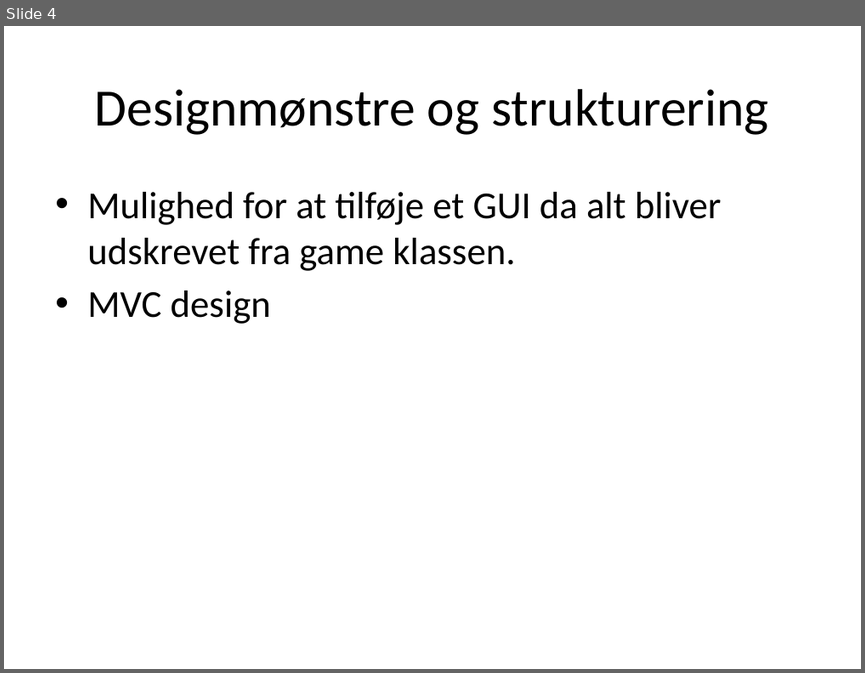
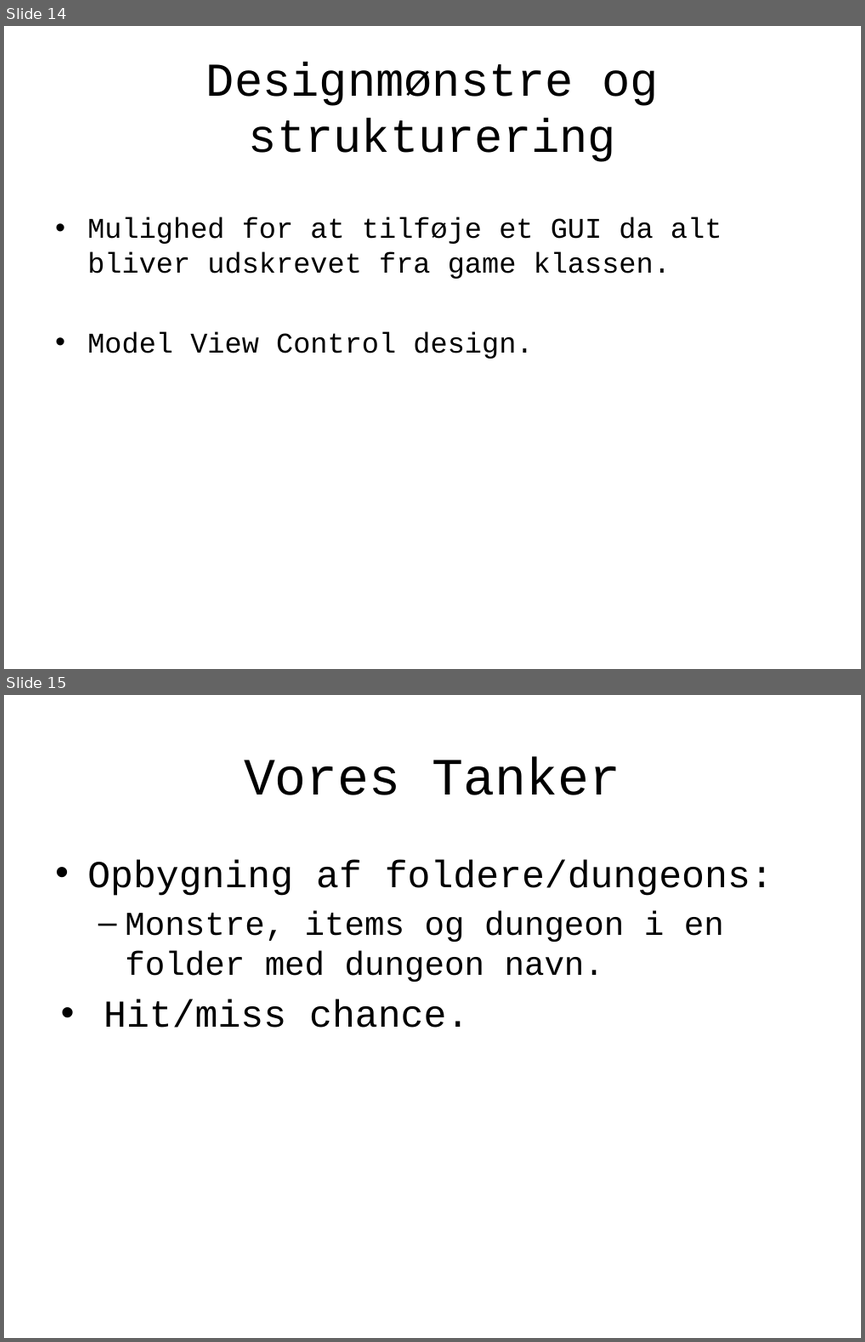
Before and after one commit to wazaap/mud, a slide deck: Præsentations guf.pptx. Shown one above the other, each under a label of ours: slide 4 before the commit, slides 14 and 15 after it. The pictures are 865x673 and 865x1342 pixels, drawn with LibreOffice and Linux fonts; fonts in the diff are those of the drawing. Boxes give left, top, right and bottom in pixels: in the first picture for what was removed or moved away, otherwise in the second. Text is boxed around its words. In the diff, an @@ line names an element or a change of style, - is before the commit and + after.

```diff
--- a/Præsentations guf.pptx
+++ b/Præsentations guf.pptx
@@ slide 15 added at box(4, 695, 861, 1338), background #FFFFFF @@
@@ title added at box(244, 758, 621, 795), 44 pt, text #000000 @@
+Vores Tanker
@@ text added at box(87, 860, 773, 1027), 28 pt, text #000000 @@
+• Opbygning af foldere/dungeons:
+  – Monstre, items og dungeon i en folder med dungeon navn.
+• Hit/miss chance.
@@ what was slide 4 is now slide 14 @@
@@ slide 14 changed as well @@
@@ title "Designmønstre og strukturering" at box(206, 62, 659, 162): size 44 to 39.6 pt, font Calibri to Courier New @@
@@ text "Mulighed for at tilføje et ...": place and size @@
-text "Mulighed for at tilføje et ..." at box(87, 192, 721, 324)
+text "Mulighed for at tilføje et ..." at box(87, 217, 722, 358)
@@ text at box(87, 217, 722, 278): size 32 to 24 pt, font Calibri to Courier New in "Mulighed for at tilføje et GUI da ..."; less space between paragraphs @@
@@ text at box(87, 331, 533, 358): text changed; size 32 to 24 pt; font Calibri to Courier New @@
-• MVC design
+• Model View Control design.
```
Also in this commit, not shown: 3 other slides changed, 10 other slides added.
